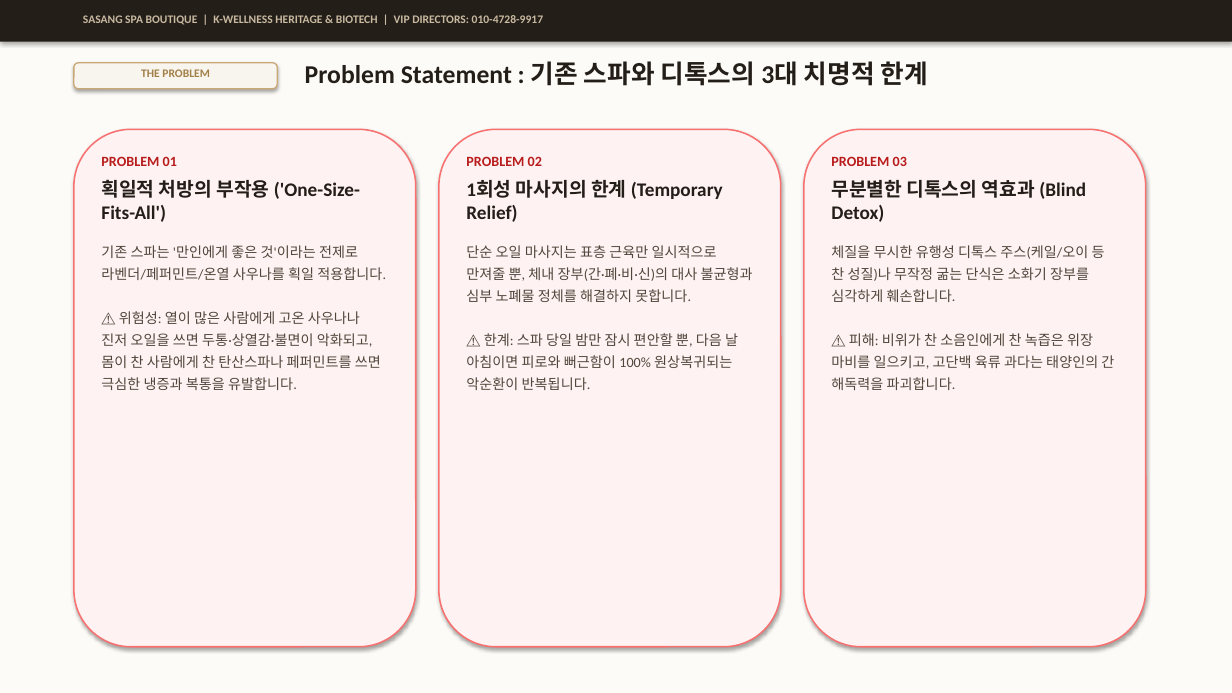
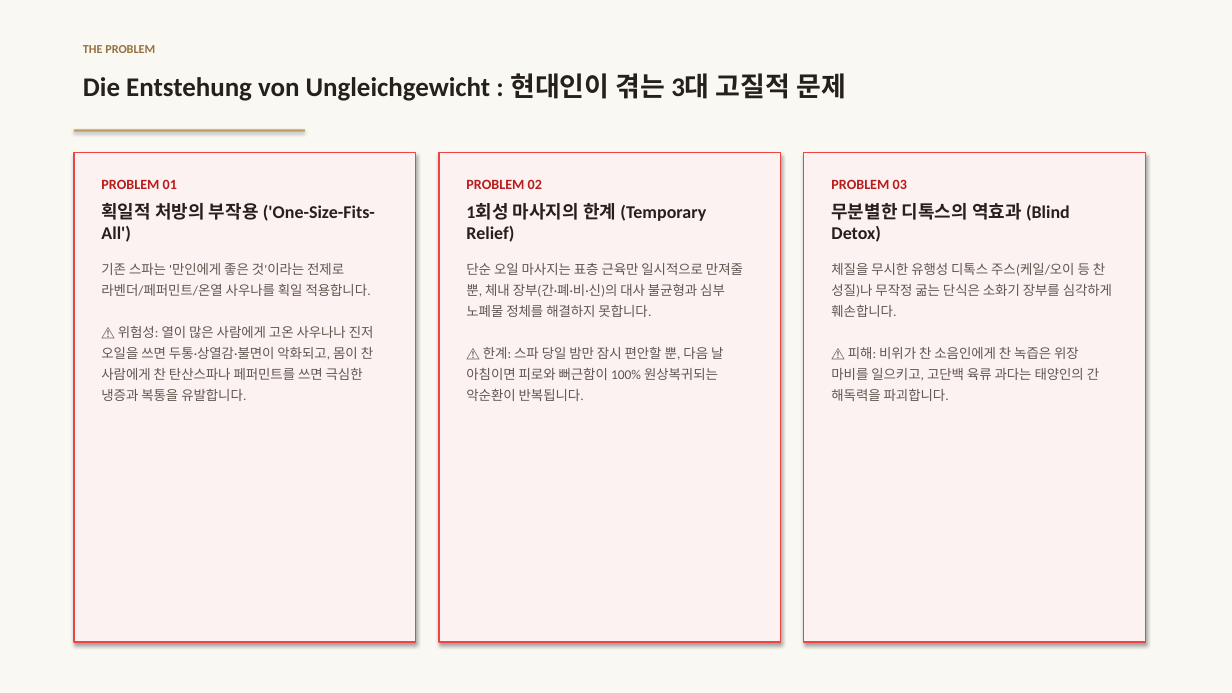
Before and after one commit to ryujean77/ryujean-slides, a slide deck: slide 3 of sasang-spa/사상체질_프리미엄_스파_프로젝트_제안서_발표자료.pptx (slide 2 before the commit). Drawn at 1232x693 pixels with LibreOffice and Linux fonts; fonts in the diff are those of the drawing. Boxes give left, top, right and bottom in pixels: in the first picture for what was removed or moved away, otherwise in the second. Text is boxed around its words. In the diff, an @@ line names an element or a change of style, - is before the commit and + after.

```diff
--- a/sasang-spa/사상체질_프리미엄_스파_프로젝트_제안서_발표자료.pptx
+++ b/sasang-spa/사상체질_프리미엄_스파_프로젝트_제안서_발표자료.pptx
@@ rectangle at (x1=0, y1=0, x2=1232, y2=693): fill #FDFBF7 to #FAF8F3 @@
@@ rectangle removed at (x1=0, y1=0, x2=1232, y2=42) @@
@@ text removed at (x1=83, y1=15, x2=543, y2=25) @@
-SASANG SPA BOUTIQUE | K-WELLNESS HERITAGE & BIOTECH | VIP DIRECTORS: 010-4728-9917
@@ text "THE PROBLEM" moved from (x1=141, y1=69, x2=209, y2=77) to (x1=83, y1=45, x2=155, y2=53) @@
@@ text "THE PROBLEM" at (x1=83, y1=45, x2=155, y2=53): size 9 to 9.5 pt, text colour #A37F48 to #94723E; alignment centre to left @@
@@ rounded rectangle removed at (x1=74, y1=63, x2=277, y2=89) @@
@@ text added at (x1=83, y1=73, x2=846, y2=101), 21 pt, text #26201C, bold @@
+Die Entstehung von Ungleichgewicht : 현대인이 겪는 3대 고질적 문제
@@ text removed at (x1=305, y1=61, x2=928, y2=86) @@
-Problem Statement : 기존 스파와 디톡스의 3대 치명적 한계
@@ rounded rectangle removed at (x1=74, y1=129, x2=416, y2=647) @@
@@ rectangle added at (x1=74, y1=129, x2=305, y2=132), fill #C29B62 @@
@@ rounded rectangle removed at (x1=439, y1=129, x2=781, y2=647) @@
@@ rounded rectangle removed at (x1=804, y1=129, x2=1146, y2=647) @@
@@ rectangle added at (x1=74, y1=152, x2=416, y2=642), fill #FDF2F2, outline #EF4444 1 pt @@
@@ text "PROBLEM 01" moved from (x1=101, y1=156, x2=386, y2=390) to (x1=101, y1=179, x2=375, y2=401) @@
@@ rectangle added at (x1=439, y1=152, x2=781, y2=642), fill #FDF2F2, outline #EF4444 1 pt @@
@@ text "PROBLEM 02" moved from (x1=466, y1=156, x2=753, y2=390) to (x1=466, y1=179, x2=743, y2=401) @@
@@ rectangle added at (x1=804, y1=152, x2=1146, y2=642), fill #FDF2F2, outline #EF4444 1 pt @@
@@ text "PROBLEM 03" moved from (x1=831, y1=156, x2=1114, y2=390) to (x1=831, y1=179, x2=1112, y2=401) @@
@@ text at (x1=101, y1=203, x2=375, y2=401): size 15 to 14 pt, text colour #241E19 to #26201C in "획일적 처방의 부작용 ('One-Size-Fits-All')"; size 11 to 10.5 pt, text colour #52463C to #5F5750 in "기존 스파는 '만인에게 좋은 것'이라는 전제로 라벤더/페퍼민트/온열 ..."; less space between paragraphs @@
@@ text at (x1=466, y1=203, x2=743, y2=401): size 15 to 14 pt, text colour #241E19 to #26201C in "1회성 마사지의 한계 (Temporary Relief)"; size 11 to 10.5 pt, text colour #52463C to #5F5750 in "단순 오일 마사지는 표층 근육만 일시적으로 만져줄 ..."; less space between paragraphs @@
@@ text at (x1=831, y1=203, x2=1112, y2=401): size 15 to 14 pt, text colour #241E19 to #26201C in "무분별한 디톡스의 역효과 (Blind Detox)"; size 11 to 10.5 pt, text colour #52463C to #5F5750 in "체질을 무시한 유행성 디톡스 주스(케일/오이 등 찬 ..."; less space between paragraphs @@
```
Also in this commit, not shown: 6 other slides changed, 2 slides added, 3 slides removed.
